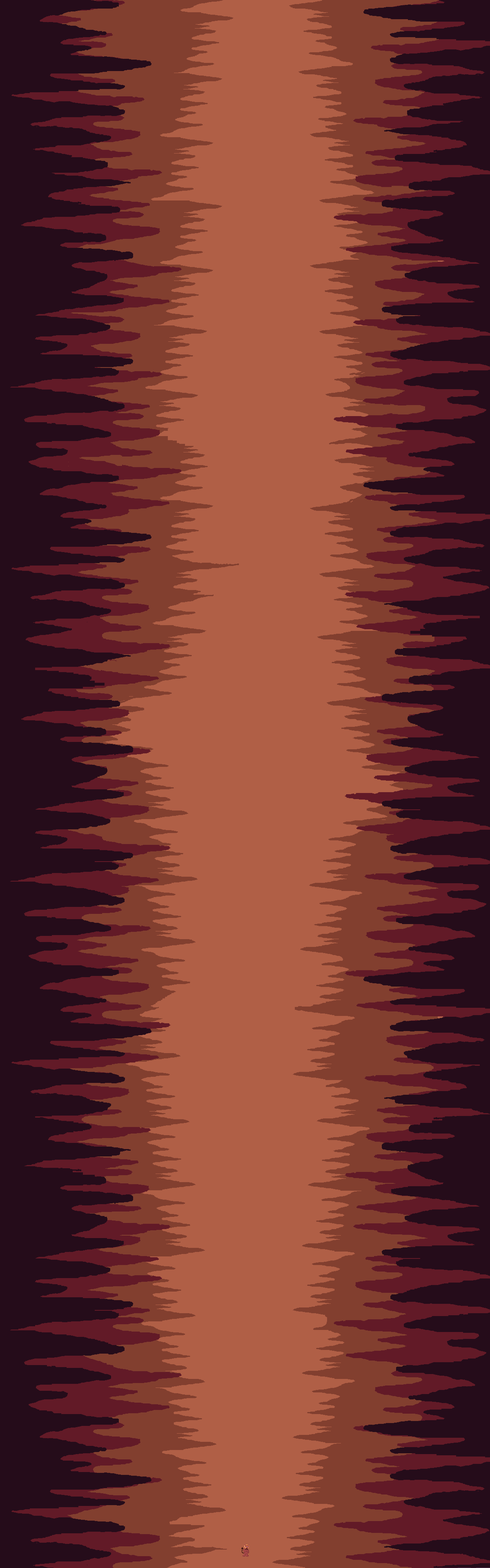
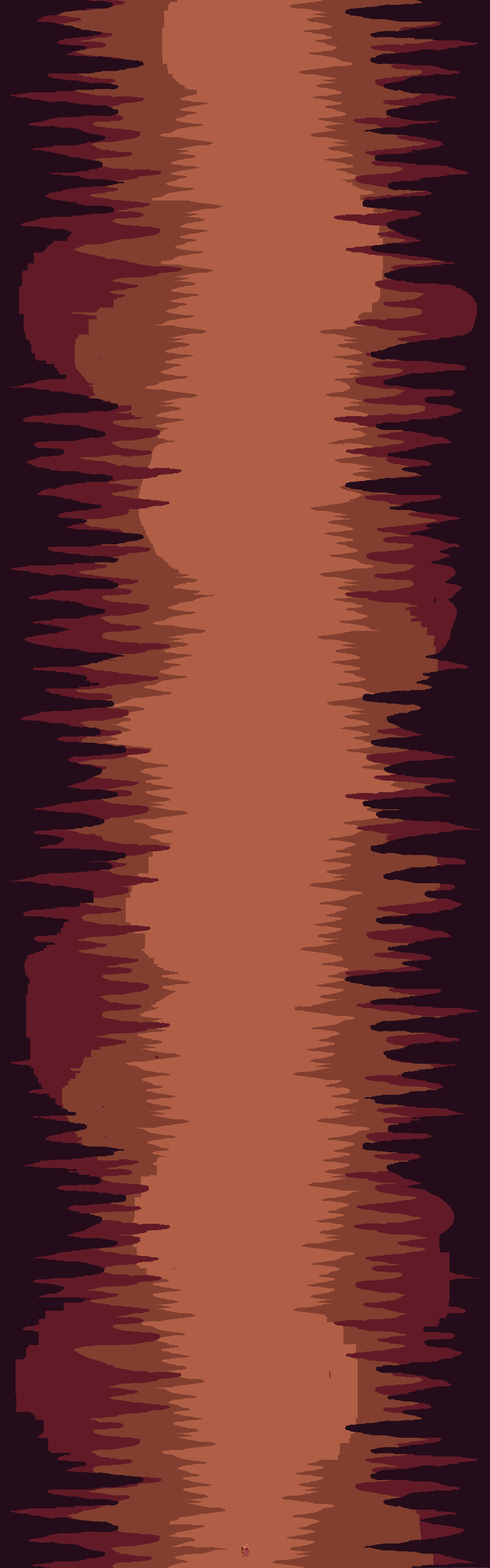
Layer changes from the first 490×1568 image to the second:
painted on "Purple" over [9, 0, 490, 1568]
painted on "Red" over [62, 295, 441, 1568]
painted on "Pink" over [9, 0, 490, 1568]
